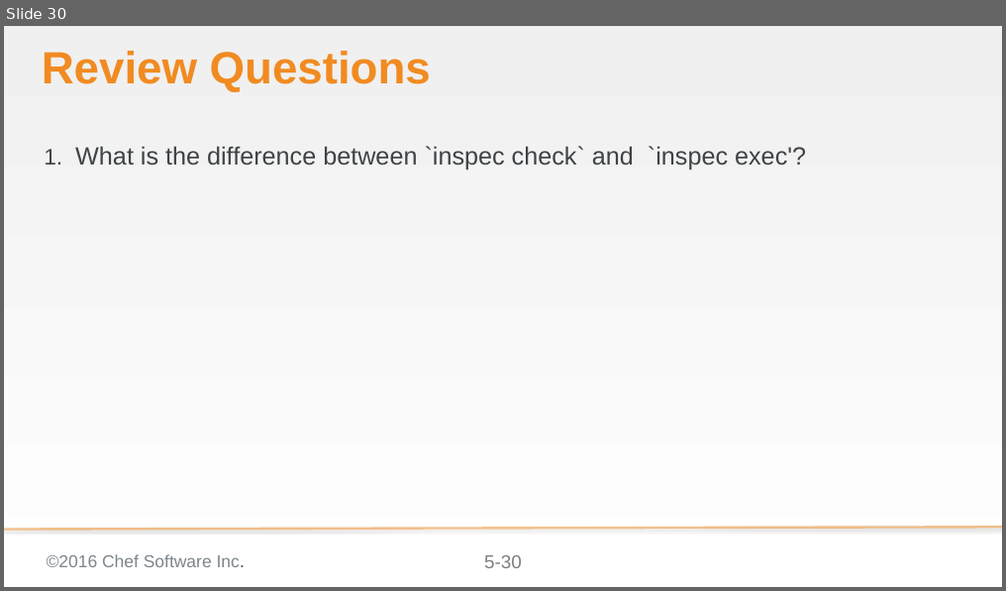
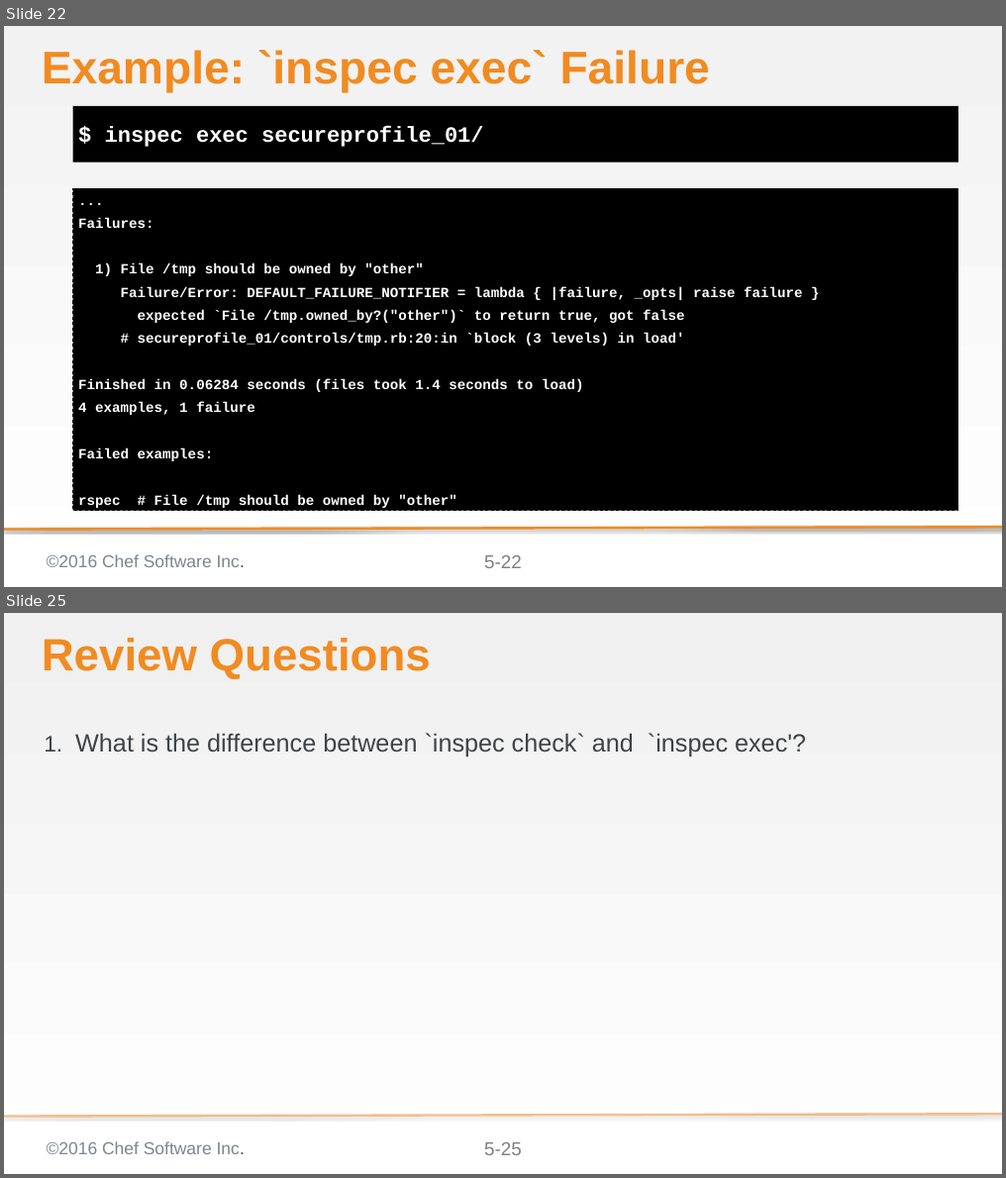
Before and after one commit to bchamby/chef-compliance-installation-configuration-operation, a slide deck: 05-creating-custom-profiles.pptx. Shown one above the other, each under a label of ours: slide 30 before the commit, slides 22 and 25 after it; the slides between them are not shown. The pictures are 1006x591 and 1006x1178 pixels, drawn with LibreOffice and Linux fonts; fonts in the diff are those of the drawing; background and template pictures are left out. Boxes give left, top, right and bottom in pixels: in the first picture for what was removed or moved away, otherwise in the second. Text is boxed around its words. In the diff, an @@ line names an element or a change of style, - is before the commit and + after.

Commit message:
Rewrote 05-creating-custom-profiles to suppoet inspec 0.14.2. Still need to add the new profile upload procedure

```diff
--- a/05-creating-custom-profiles.pptx
+++ b/05-creating-custom-profiles.pptx
@@ slide 22 added at box(4, 26, 1002, 587), background gradient #F2F2F2 to #FFFFFF; not listed: 3 template elements that a slide beside it also shows @@
@@ title added at box(42, 50, 710, 93), 58.7 pt, text #F18B21, bold @@
+Example: `inspec exec` Failure
@@ text added at box(73, 106, 958, 163), fill #000000, 28 pt, text #FFFFFF, bold @@
+$ inspec exec secureprofile_01/
@@ text added at box(73, 188, 958, 510), fill #000000, outline #000000 1 pt dashed, 18 pt, text #FFFFFF, bold @@
+...
+Failures:
+1) File /tmp should be owned by "other"
+Failure/Error: DEFAULT_FAILURE_NOTIFIER = lambda { |failure, _opts| raise failure }
+expected `File /tmp.owned_by?("other")` to return true, got false
+# secureprofile_01/controls/tmp.rb:20:in `block (3 levels) in load'
+Finished in 0.06284 seconds (files took 1.4 seconds to load)
+4 examples, 1 failure
+Failed examples:
+rspec # File /tmp should be owned by "other"
@@ line added from (1002, 527) to (4, 530), #F18B21 3 pt @@
@@ what was slide 30 is now slide 25 @@
@@ page number at box(484, 1143, 522, 1156): text changed @@
-5-30
+5-25
```
Also in this commit, not shown: 4 slides changed, 15 other slides added, 21 slides removed.
